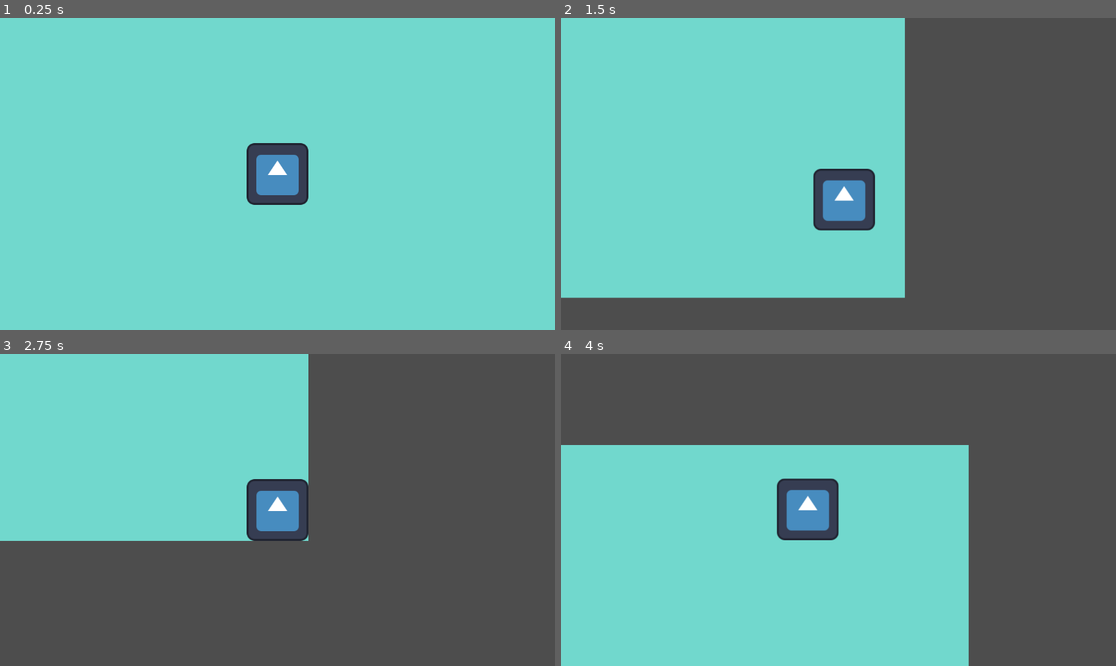
Above: before the commit, frames 1-4 (two rows, left to right).
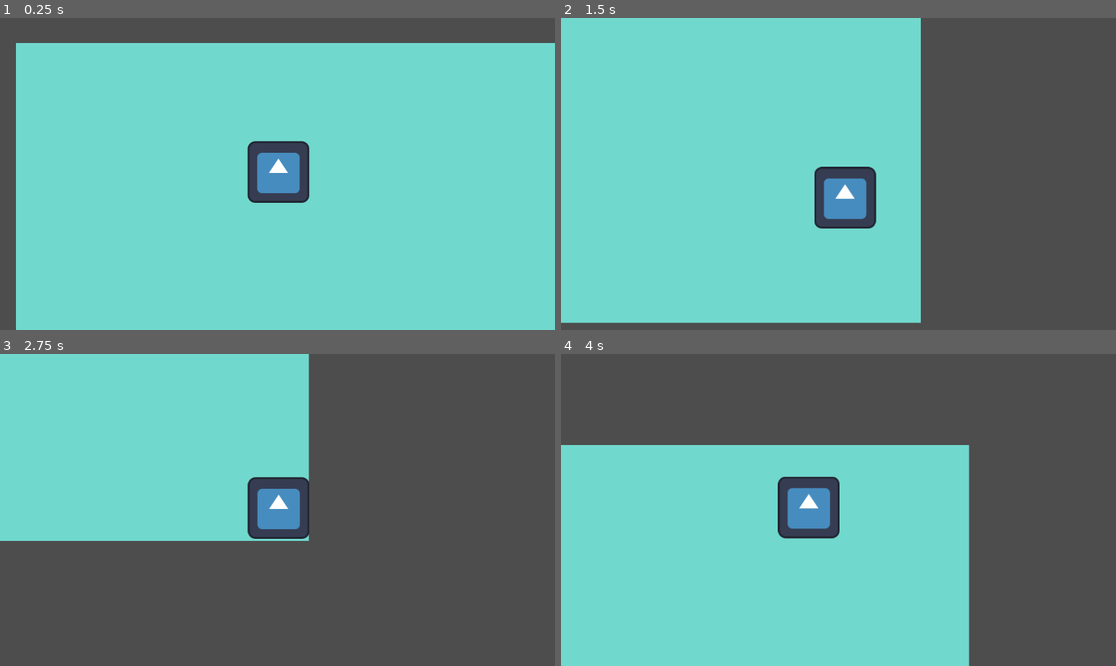
Above: after the commit, the same moments.

Repository: MyCodeNotWorking/Fall-up
Game: Godot game, scene res://main.tscn
Same seed, same stepped clock (60 frames per second), same inputs: the game is played once before the commit and once after it. The engine's default icon, where the game draws it, is replaced by a stand-in: a white triangle on a blue panel in a dark square.
Inputs:
- Up to frame 1 (0.25 s): no input
- Up to frame 2 (1.5 s): tap Enter at 0.5 s; hold Right (ui_right) 0.53-1.28 s; hold Down (ui_down) from 1.28 s (still down)
- Up to frame 3 (2.75 s): release Down (ui_down) at 2.03 s; hold Right (ui_right) from 2.03 s (still down)
- Up to frame 4 (4 s): release Right (ui_right) at 2.78 s; hold Up (ui_up) 2.78-3.53 s; hold Left (ui_left) from 3.53 s (still down)

The runs differ from the first frame. In frame 1, 11% of the frame differs, in the area x 0-100%, y 0-100%; in frame 2, 8.5%; in frame 3, 0.6%; in frame 4, 0.7%.

Commit message:
Änderung
- player wurde in einer scene umgewandelt
- mobile control tasten sind fast fertig (fehlt nur noch das design also die tasten)

Diff:
--- a/main.tscn
+++ b/main.tscn
@@ -1,10 +1,6 @@
-[gd_scene load_steps=4 format=3 uid="uid://bwhd5ee2s2iye"]
+[gd_scene load_steps=2 format=3 uid="uid://bwhd5ee2s2iye"]
 
-[ext_resource type="Texture2D" uid="uid://bpihxim80rest" path="res://icon.svg" id="1_6pk5y"]
-[ext_resource type="Script" path="res://CharacterBody2D.gd" id="1_m6su0"]
-
-[sub_resource type="RectangleShape2D" id="RectangleShape2D_twiin"]
-size = Vector2(128, 128)
+[ext_resource type="PackedScene" uid="uid://7h2y1h40nnwx" path="res://player.tscn" id="1_3f7v6"]
 
 [node name="Main" type="Node"]
 
@@ -16,16 +12,5 @@
 grow_vertical = 2
 color = Color(0.443137, 0.847059, 0.803922, 1)
 
-[node name="player" type="CharacterBody2D" parent="."]
-position = Vector2(576, 324)
-script = ExtResource("1_m6su0")
-
-[node name="Sprite2D" type="Sprite2D" parent="player"]
-texture = ExtResource("1_6pk5y")
-
-[node name="CollisionShape2D" type="CollisionShape2D" parent="player"]
-shape = SubResource("RectangleShape2D_twiin")
-
-[node name="Camera2D" type="Camera2D" parent="player"]
-position_smoothing_enabled = true
-position_smoothing_speed = 8.0
+[node name="CharacterBody2D" parent="." instance=ExtResource("1_3f7v6")]
+position = Vector2(545, 273)
--- /dev/null
+++ b/mobile_controls.tscn
@@ -0,0 +1,11 @@
+[gd_scene format=3 uid="uid://crgood3omyb4n"]
+
+[node name="MobileControls" type="CanvasLayer"]
+
+[node name="Left" type="TouchScreenButton" parent="."]
+
+[node name="Right" type="TouchScreenButton" parent="."]
+
+[node name="Up" type="TouchScreenButton" parent="."]
+
+[node name="Down" type="TouchScreenButton" parent="."]
--- /dev/null
+++ b/player.tscn
@@ -0,0 +1,23 @@
+[gd_scene load_steps=4 format=3 uid="uid://7h2y1h40nnwx"]
+
+[ext_resource type="Script" path="res://player.gd" id="1_wo6dm"]
+[ext_resource type="Texture2D" uid="uid://bpihxim80rest" path="res://icon.svg" id="2_imiet"]
+
+[sub_resource type="RectangleShape2D" id="RectangleShape2D_58fac"]
+size = Vector2(126, 126)
+
+[node name="CharacterBody2D" type="CharacterBody2D"]
+script = ExtResource("1_wo6dm")
+
+[node name="Icon" type="Sprite2D" parent="."]
+position = Vector2(0, -5)
+texture = ExtResource("2_imiet")
+
+[node name="CollisionShape2D" type="CollisionShape2D" parent="."]
+position = Vector2(0, -2)
+shape = SubResource("RectangleShape2D_58fac")
+
+[node name="Camera2D" type="Camera2D" parent="."]
+position = Vector2(-2, -1)
+position_smoothing_enabled = true
+position_smoothing_speed = 8.0
--- a/project.godot
+++ b/project.godot
@@ -15,6 +15,10 @@
 config/features=PackedStringArray("4.2", "Mobile")
 config/icon="res://icon.svg"
 
+[input_devices]
+
+pointing/emulate_touch_from_mouse=true
+
 [rendering]
 
 renderer/rendering_method="mobile"
Binary file removed: Unbenannt.jpeg
Not shown, removed: Unbenannt.jpeg.import
Renamed: CharacterBody2D.gd -> player.gd
